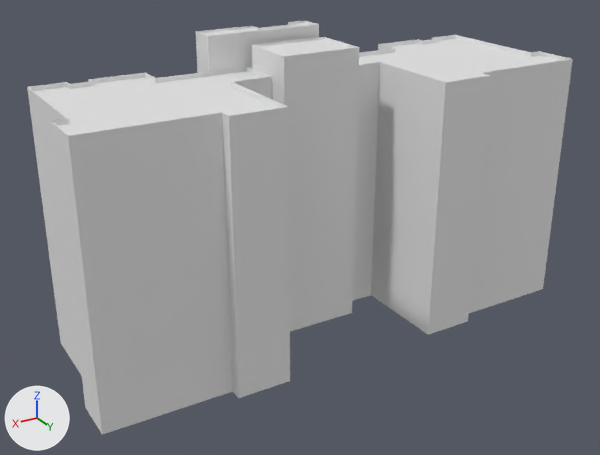
The FBX model src/Assets/3D Assets/Models/SH_1.fbx, before and after one commit.
Before and after are seen from a 50 mm lens placed at (53.9, 86.3, 40.3), pointed at (2.6, 0.9, -2.4). Every picture has the same lights, and +X, +Y and +Z are marked at lower left. Materials are left out; every surface is plain grey.

The older version as bpy lines, for what is in view:
```python
me_cube = bpy.data.meshes.new('Cube')
me_cube.from_pydata(...)  # 2707 vertices, 1715 faces; spans x -33.8..33.8, y -11.1..12.0, z -16.8..21.8
# faces by material slot: [396, 759, 560]
me_cube.materials.append(mat_concrete034)
me_cube.materials.append(mat_concrete030)
me_cube.materials.append(mat_plastic005)
ob_sh_1_main = bpy.data.objects.new('SH 1 Main', me_cube)
ob_sh_1_main.location = (0.0, 0.0, 0.0)
```
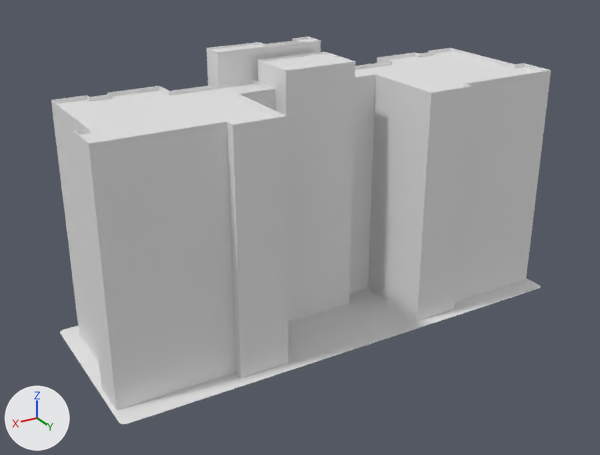
Pixel boxes (x1, y1, x2, y2) of what changed, in the pictures (600 x 455 px; the box of a moved part takes in the faces that stretch with it):
'SH 1 Main', reshaped (8% narrower, 7% shorter)
    before: (27, 21, 573, 435)
    after: (51, 37, 551, 424)
part 1 of me_cube, moved or reshaped
    before: (27, 21, 573, 435)
    after: (51, 37, 551, 411)
part 2 of me_cube, moved or reshaped
    before: (251, 352, 258, 374)
    after: (252, 337, 259, 356)
part 3 of me_cube, moved or reshaped
    before: (84, 373, 89, 396)
    after: (101, 357, 105, 377)
part 4 of me_cube, moved or reshaped
    before: (58, 156, 64, 184)
    after: (80, 163, 84, 186)
part 5 of me_cube, moved or reshaped
    before: (220, 363, 229, 395)
    after: (224, 347, 233, 376)
part 6 of me_cube, moved or reshaped
    before: (180, 376, 190, 408)
    after: (187, 358, 196, 388)
part 7 of me_cube, moved or reshaped
    before: (137, 389, 148, 422)
    after: (149, 370, 159, 400)
part 8 of me_cube, moved or reshaped
    before: (104, 133, 125, 157)
    after: (120, 141, 140, 162)
part 9 of me_cube, moved or reshaped
    before: (153, 125, 173, 148)
    after: (165, 133, 183, 154)
part 10 of me_cube, moved or reshaped
    before: (200, 118, 219, 141)
    after: (207, 127, 224, 147)
part 11 of me_cube, moved or reshaped
    before: (81, 157, 222, 277)
    after: (100, 161, 226, 268)
part 12 of me_cube, moved or reshaped
    before: (83, 138, 99, 201)
    after: (102, 145, 116, 201)
part 13 of me_cube, moved or reshaped
    before: (90, 231, 225, 348)
    after: (107, 227, 229, 332)
part 14 of me_cube, moved or reshaped
    before: (98, 299, 227, 415)
    after: (113, 289, 231, 393)
part 15 of me_cube, rebuilt (8% narrower, 8% shorter)
    before: (252, 37, 359, 332)
    after: (258, 52, 356, 322)
part 16 of me_cube, deleted
    before: (31, 64, 565, 362)
part 17 of me_cube, built on
    after: (54, 75, 544, 424)

Diff of the bpy script that builds the scene:
```diff
--- a/src/Assets/3D Assets/Models/SH_1.fbx.py
+++ b/src/Assets/3D Assets/Models/SH_1.fbx.py
@@ me_cube @@
 # used by ob_sh_1_main; location = (0.0, 0.0, 0.0)
-me_cube.from_pydata(...)  # 2707 vertices, 1715 faces; spans x -33.8..33.8, y -11.1..12.0, z -16.8..21.8
+me_cube.from_pydata(...)  # 2735 vertices, 1716 faces; spans x -32.0..32.0, y -11.9..11.9, z -15.4..19.9
+# me_cube part 1: the loose piece of 728 vertices spanning x -33.8..33.8, y -11.1..12.0, z -16.8..21.8 is scaled about the mesh origin by (0.932, 0.865, 0.914)
+# me_cube part 2: the loose piece of 4 vertices spanning x 15.1..16.0, y 12.0, z -14.1..-11.4 is moved by (-1.1, -1.6, 1.1)
+# me_cube part 3: the loose piece of 4 vertices spanning x 33.8, y 5.9..6.7, z -14.1..-11.4 is moved by (-2.3, -0.9, 1.1)
+# me_cube part 4: the loose piece of 4 vertices spanning x 33.8, y 5.9..6.7, z 11.4..14.1 is moved by (-2.3, -0.9, -1.1)
+# me_cube part 5: the loose piece of 6 vertices spanning x 18.2..19.2, y 10.4, z -16.8..-12.7 is scaled about its middle by (0.932, 1, 0.914), then moved by (-1.3, -1.4, 1.3)
+# me_cube part 6: the loose piece of 6 vertices spanning x 23.3..24.3, y 10.4, z -16.8..-12.7 is scaled about its middle by (0.932, 1, 0.914), then moved by (-1.6, -1.4, 1.3)
+# me_cube part 7: the loose piece of 6 vertices spanning x 28.3..29.4, y 10.4, z -16.8..-12.7 is scaled about its middle by (0.932, 1, 0.914), then moved by (-2.0, -1.4, 1.3)
+# me_cube part 8: the loose piece of 6 vertices spanning x 28.3..30.4, y 10.4, z 14.7..16.8 is scaled about its middle by (0.932, 1, 0.914), then moved by (-2.0, -1.4, -1.4)
+# me_cube part 9: the loose piece of 6 vertices spanning x 23.3..25.3, y 10.4, z 14.7..16.8 is scaled about its middle by (0.932, 1, 0.914), then moved by (-1.6, -1.4, -1.4)
+# me_cube part 10: the loose piece of 6 vertices spanning x 18.2..20.2, y 10.4, z 14.7..16.8 is scaled about its middle by (0.932, 1, 0.914), then moved by (-1.3, -1.4, -1.4)
+# me_cube part 11: the loose piece of 71 vertices spanning x 18.2..33.4, y 10.4, z 2.2..12.6 is scaled about its middle by (0.932, 1, 0.914), then moved by (-1.7, -1.4, -0.6)
+# me_cube part 12: the loose piece of 8 vertices spanning x 31.4..32.4, y 10.4, z 10.5..16.8 is scaled about its middle by (0.932, 1, 0.914), then moved by (-2.2, -1.4, -1.2)
+# me_cube part 13: the loose piece of 71 vertices spanning x 18.2..33.4, y 10.4, z -6.2..4.2 is scaled about its middle by (0.932, 1, 0.914), then moved by (-1.7, -1.4, 0.1)
+# me_cube part 14: the loose piece of 71 vertices spanning x 18.2..33.4, y 10.4, z -14.8..-4.2 is scaled about its middle by (0.932, 1, 0.914), then moved by (-1.7, -1.4, 0.8)
+# me_cube part 15: the loose piece of 110 vertices spanning x -5.4..5.4, y -6.2..1.8, z -16.8..20.3 is rebuilt with 110 vertices and now spans x -5.0..5.0, y -5.4..1.6, z -15.4..18.6
+# me_cube part 16: 62 loose pieces with 1156 vertices, spanning x -33.8..33.8, y -10.8..12.0, z -16.8..16.8, are deleted
+# me_cube part 17: 44 vertices removed from x -27.5..27.5, y -9.9, z -16.8..16.8; 1204 vertices added at x -32.0..32.0, y -11.9..11.9, z -15.4..15.4
```
